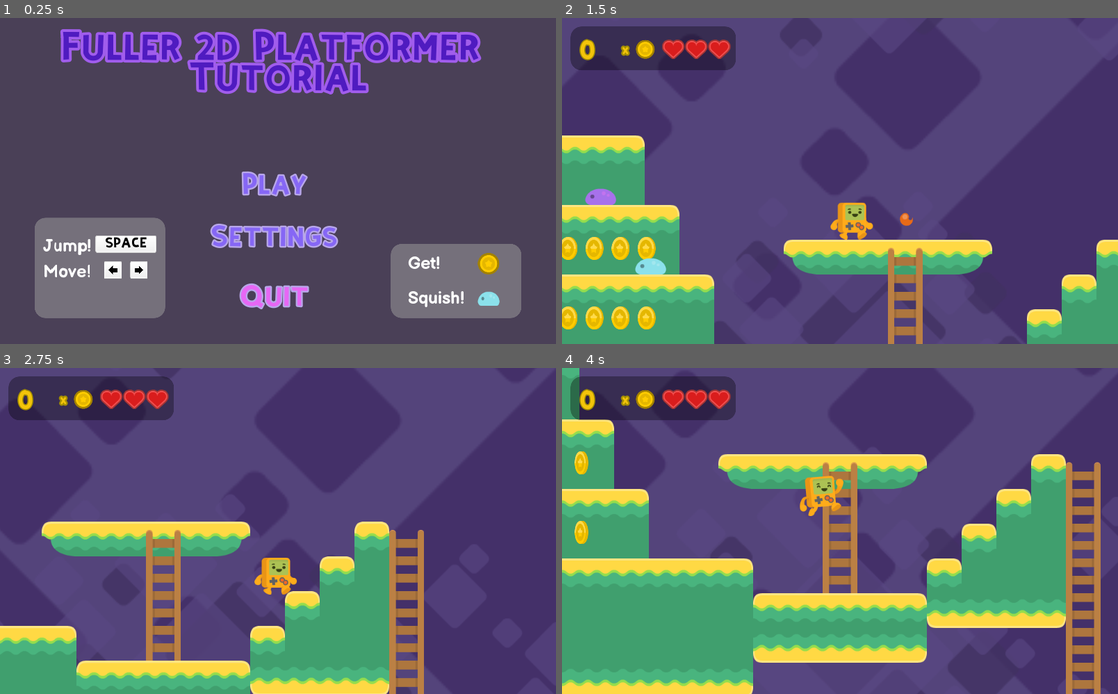
Above: before the commit, frames 1-4 (two rows, left to right).
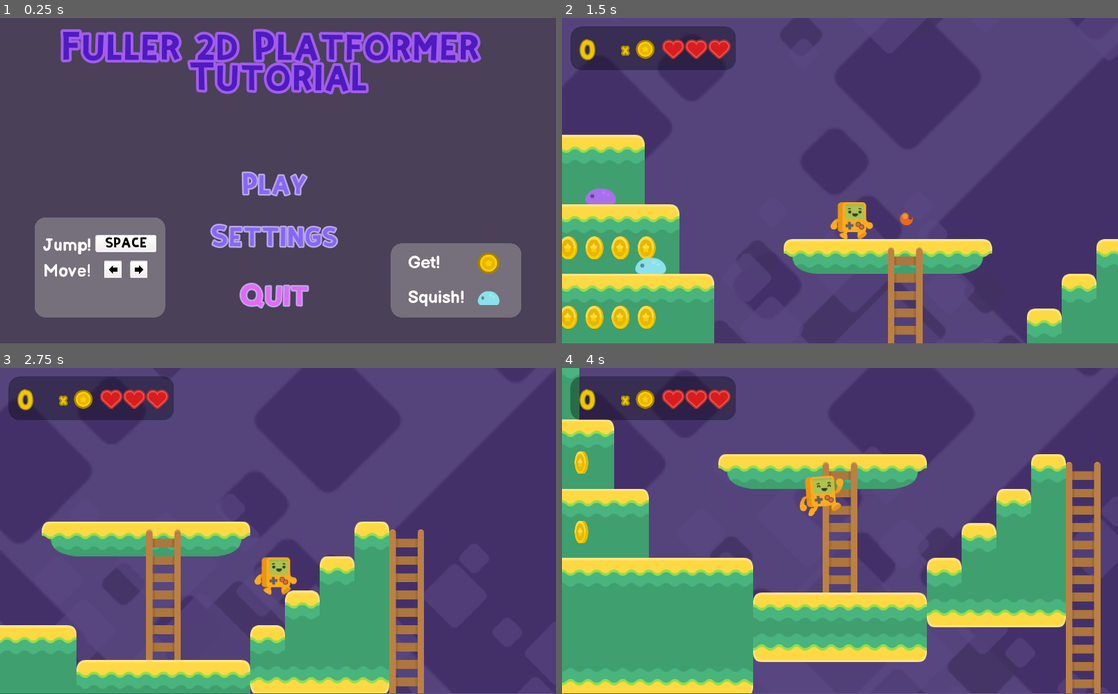
Above: after the commit, the same moments.

Repository: CrabbitSlater/Godot_2D_Tutorial_adv
Game: Godot game, scene res://Assets/TitleMenu.tscn
Same seed, same stepped clock (60 frames per second), same inputs: the game is played once before the commit and once after it.
Inputs:
- Up to frame 1 (0.25 s): no input
- Up to frame 2 (1.5 s): click "Play" at 0.5 s; hold D (player_right) from 1.28 s (still down); tap V (player_fire) at 1.35 s
- Up to frame 3 (2.75 s): keep holding D (player_right); tap Space (player_jump) at 1.52, 2.27 s; tap Shift (player_run) at 2.1 s
- Up to frame 4 (4 s): release D (player_right) at 2.78 s; hold A (player_left) 2.78-3.53 s; tap V (player_fire) at 2.85 s; hold D (player_right) from 3.53 s (still down); tap Shift (player_run) at 3.6 s; tap Space (player_jump) at 3.77 s
In our replay, the window is 800x469 before the commit and 800x468 after it. These sizes can differ from the game's own. Grey fills any space a smaller window leaves; there, only what the larger window draws over its background counts as a difference.

The runs differ from the first frame. In frame 1, 0.8% of the frame differs, in the area x 6-94%, y 61-93%; in frame 2, 1.8%; in frame 3, 1.5%; in frame 4, 2.3%, in the area x 0-100%, y 6-100%.

Commit message:
tweaked project settings to handle other resolutions with minimal fuss

Diff:
--- a/Assets/Levels/Test_Level.tscn
+++ b/Assets/Levels/Test_Level.tscn
@@ -428,9 +428,9 @@
 [node name="PauseTitle" type="Label" parent="HUD/PauseMenu"]
 anchor_left = 0.5
 anchor_right = 0.5
-margin_left = -412.0
+margin_left = -112.0
 margin_top = -53.0
-margin_right = 409.005
+margin_right = 709.005
 margin_bottom = 62.0006
 custom_colors/font_color = Color( 0.309804, 0.105882, 0.752941, 1 )
 custom_colors/font_outline_modulate = Color( 0.866667, 0.568627, 0.988235, 1 )
--- a/Assets/UI/Settings_tabs.tscn
+++ b/Assets/UI/Settings_tabs.tscn
@@ -55,13 +55,6 @@
 margin_top = 88.0
 margin_right = 308.0
 margin_bottom = 128.0
-
-[node name="Resolution Label" type="Label" parent="Visual/Resolution"]
-margin_left = -32.0
-margin_right = 84.0
-margin_bottom = 63.0
-text = "Resolution
-"
 
 [node name="SettingsCloseButton" type="Button" parent="Visual"]
 margin_left = 252.0
--- a/project.godot
+++ b/project.godot
@@ -21,8 +21,8 @@
 
 [display]
 
-window/size/resizable=false
 window/stretch/mode="2d"
+window/stretch/aspect="keep"
 
 [gui]
 
